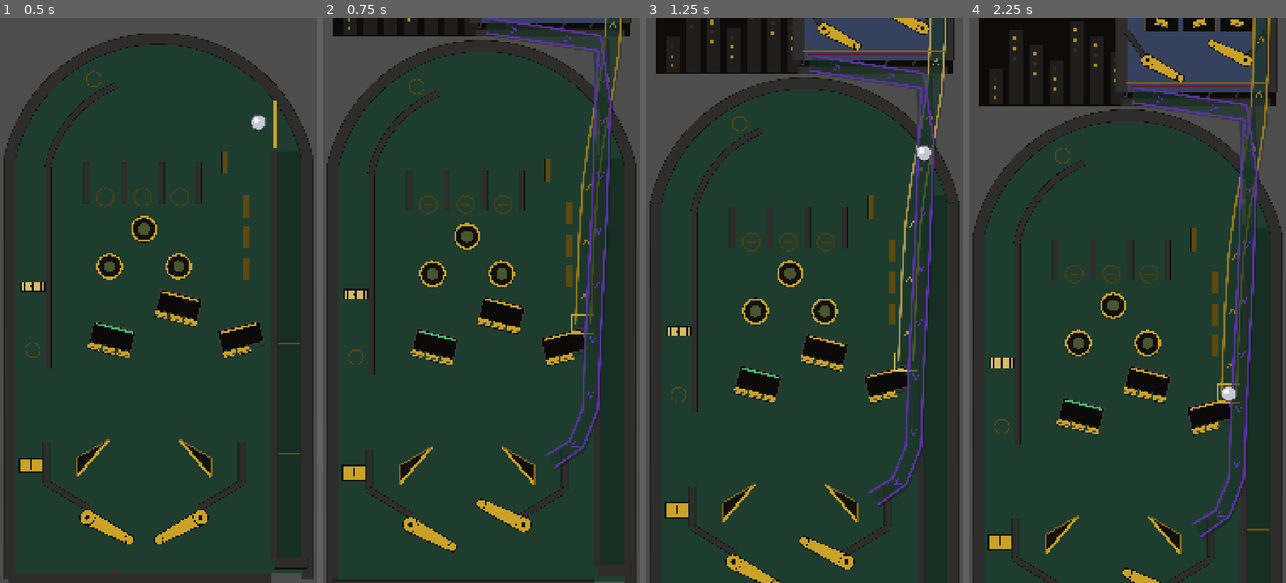
Above: before the commit, frames 1-4 (left to right).
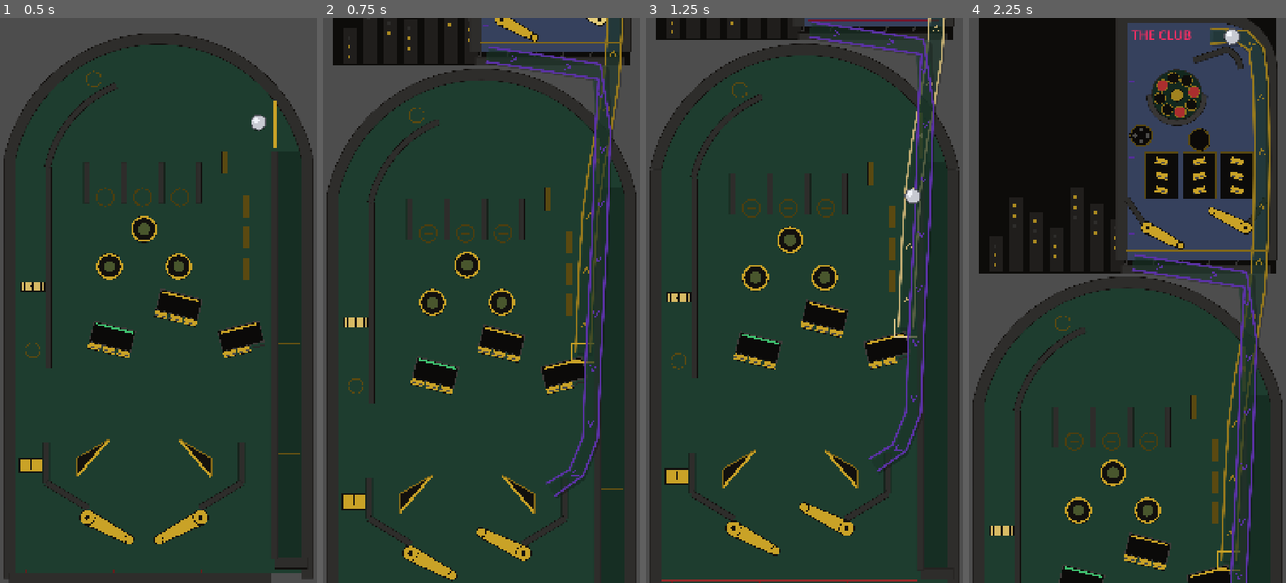
Above: after the commit, the same moments.

Repository: Ironkode787/Mobball
Game: Godot game, scene res://tests/sim/club_sim.tscn
Same seed, same stepped clock (60 frames per second), same inputs: the game is played once before the commit and once after it. This scene is started directly instead of the project's main scene.
Inputs (mouse positions are in pixels of both pictures, inside the frame that each line leads up to):
- Up to frame 1 (0.5 s): no input
- Up to frame 2 (0.75 s): tap Enter at 0.5 s; move the mouse to (551, 272) at 0.52 s; hold D (flipper_right) from 0.53 s (still down); tap Space (plunger) at 0.6 s; click (551, 272) at 0.67 s
- Up to frame 3 (1.25 s): keep holding D (flipper_right)
- Up to frame 4 (2.25 s): release D (flipper_right) at 1.25 s; drag from (1064, 328) to (1000, 396) at 1.27 s; move the mouse to (1159, 176) at 2.02 s; hold D (flipper_right) from 2.03 s (still down); tap Space (plunger) at 2.1 s

Frame 1 is identical in both runs. In frame 2, 21% of the frame differs, in the area x 1-99%, y 0-100%; in frame 3, 23%; in frame 4, 43%.

Commit message:
WIP: M2 Club deck lane in progress (final verification running)
Co-Authored-By: Claude Fable 5 <noreply@anthropic.com>
Claude-Session: https://claude.ai/code/session_018f9LsHfkQdbfQASzU3SJrG

Diff:
--- a/game/table/segments/club_deck.gd
+++ b/game/table/segments/club_deck.gd
@@ -387,11 +387,15 @@
 		flipper_right.set_pressed(false)
 
 
+## Switching the deck off while it has the ball would leave it standing in the sky where the
+## Club used to be. Each holder hands the ball back where it stood; then it is put down
+## downstairs, at the foot of the stairs, whatever was holding it.
 func _release_everything() -> void:
+	var was_holding := holds_ball()
 	for holder: Node in [roulette, high_roller, backroom, staircase, return_lane]:
 		if holder != null and holder.has_method(&"set_hardware_active"):
 			holder.call(&"set_hardware_active", false)
-	if _ball != null and is_instance_valid(_ball) and BallHold.is_held(_ball):
+	if was_holding and _ball != null and is_instance_valid(_ball):
 		BallHold.release(_ball, RETURN_PATH[RETURN_PATH.size() - 1], Vector2.ZERO)
 
 
--- a/tests/sim/club_sim.gd
+++ b/tests/sim/club_sim.gd
@@ -292,11 +292,27 @@
 	near(table.bounds().position.y, deck.position.y, 0.001, "table bounds grew to the deck")
 	check(table.bounds().size.y > 2700.0,
 			"the table should be ~2.8 screens tall, got %.0f" % table.bounds().size.y)
-	# a piece of the deck with no deck under it is not hardware
+	# A piece of the deck with no deck under it is not hardware — and if the deck goes while
+	# it has the ball, the ball comes downstairs rather than being left standing in the sky.
+	await drop_at(club.roulette.global_position + Vector2(0.0, -150.0), Vector2(0.0, 260.0))
+	for i in range(ticks(3.0)):
+		await step(1)
+		if club.roulette.holds_ball():
+			break
+	check(club.roulette.holds_ball(), "the wheel did not take the ball for the teardown test")
 	table.force_hardware([ClubDeck.ID_DECK], false)
-	await step(2)
+	await step(3)
 	check(not table.hardware_present(&"roulette_wheel"),
 			"the wheel stayed on the table with the deck switched off")
+	check(not club.holds_ball(), "the Club kept the ball after being switched off")
+	var stranded := table.ball
+	check(stranded != null and is_instance_valid(stranded)
+			and stranded.collision_layer == Feel.LAYER_BALL,
+			"the ball was left lifted off the table when the deck went")
+	if stranded != null and is_instance_valid(stranded):
+		check(stranded.global_position.y > 0.0,
+				"the ball was left in the sky at %s" % str(stranded.global_position))
+	table.despawn_ball()
 	table.force_hardware([ClubDeck.ID_DECK], true)
 	await step(2)
 	print("        deck %s | table now %.0f px tall" % [str(deck), table.bounds().size.y])
